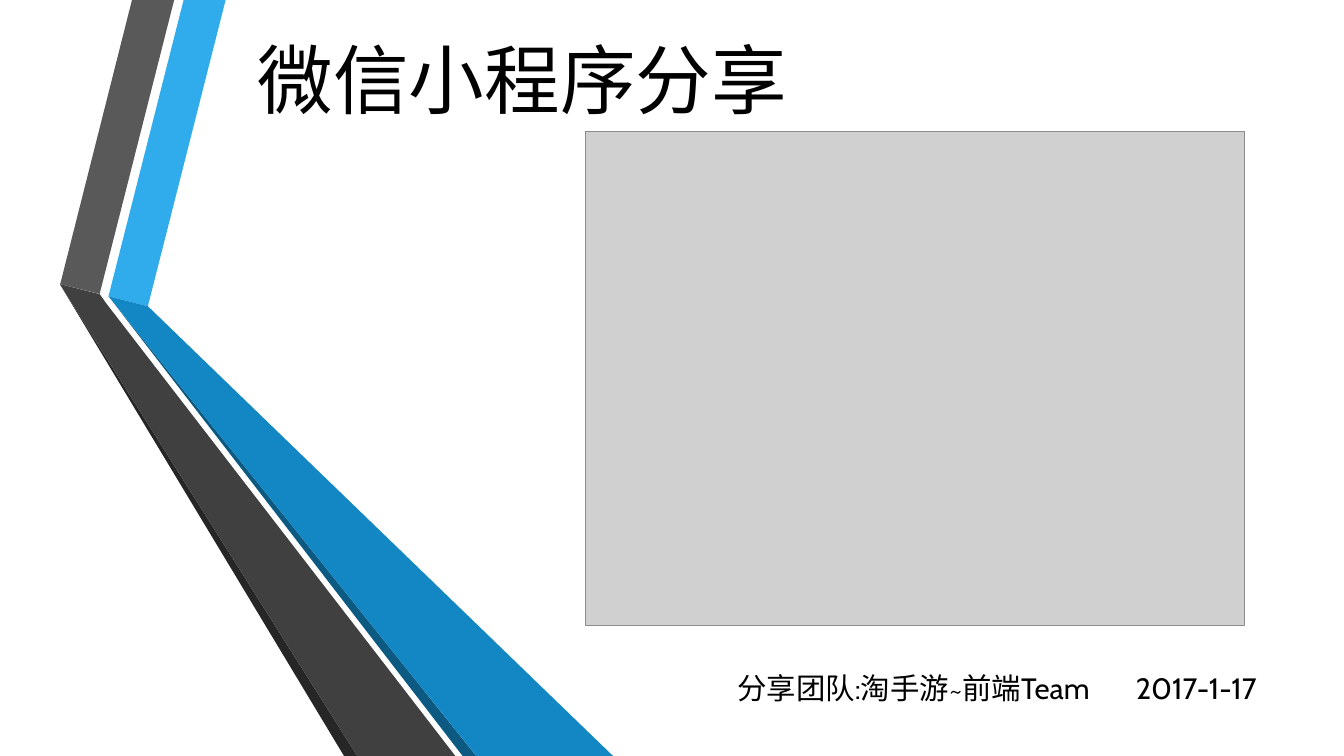
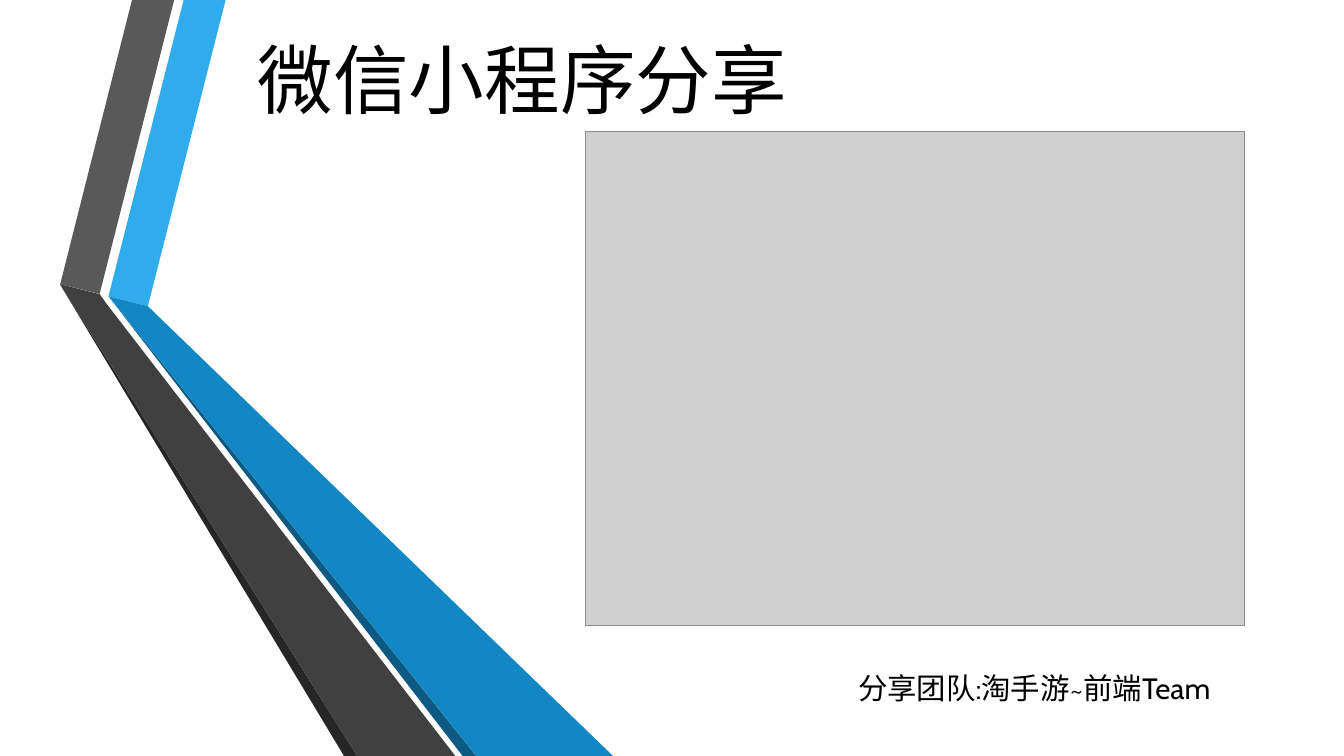
Before and after one commit to songxianling/Learning-notes, a slide deck: slide 1 of 微信小程序.pptx. Drawn at 1344x756 pixels with LibreOffice and Linux fonts; fonts in the diff are those of the drawing; grey boxes stand for pictures; background and template pictures are left out. Boxes give left, top, right and bottom in pixels: in the first picture for what was removed or moved away, otherwise in the second. Text is boxed around its words. In the diff, an @@ line names an element or a change of style, - is before the commit and + after.

```diff
--- a/微信小程序.pptx
+++ b/微信小程序.pptx
@@ subtitle at box(858, 674, 1210, 702): text changed @@
-分享团队:淘手游~前端Team 2017-1-17
+分享团队:淘手游~前端Team
```
Also in this commit, not shown: 13 other files.
